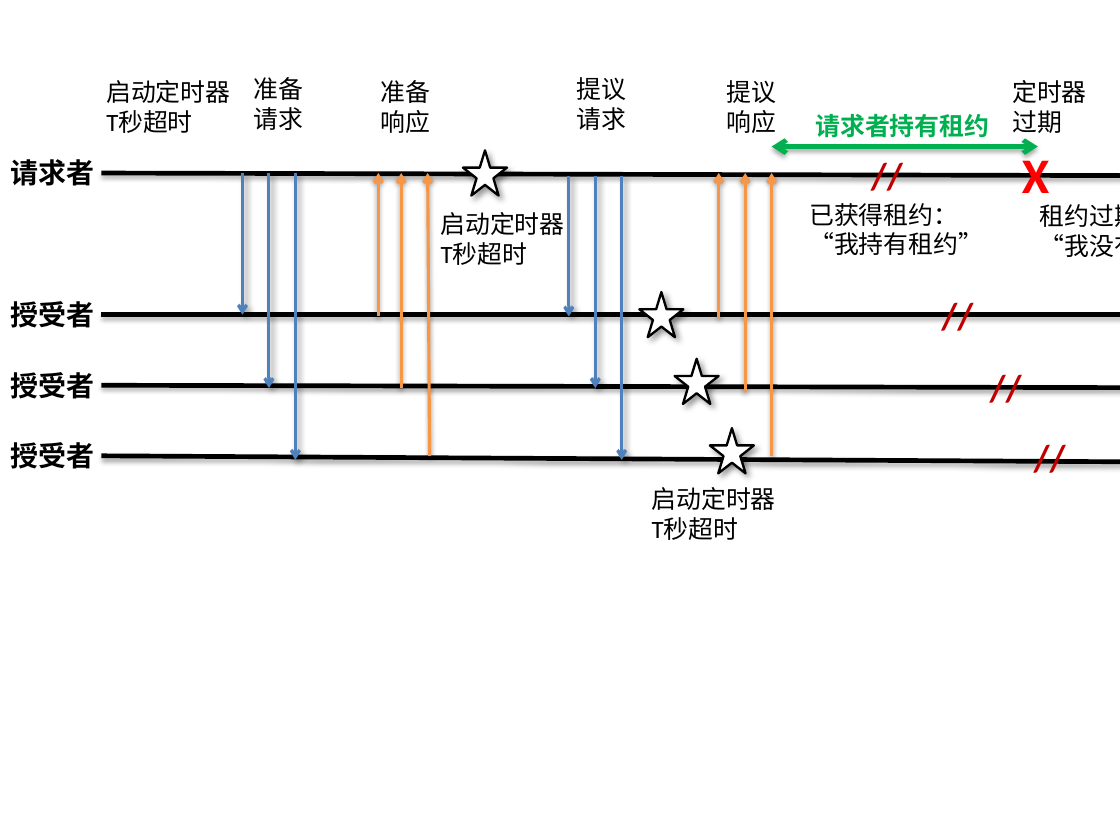
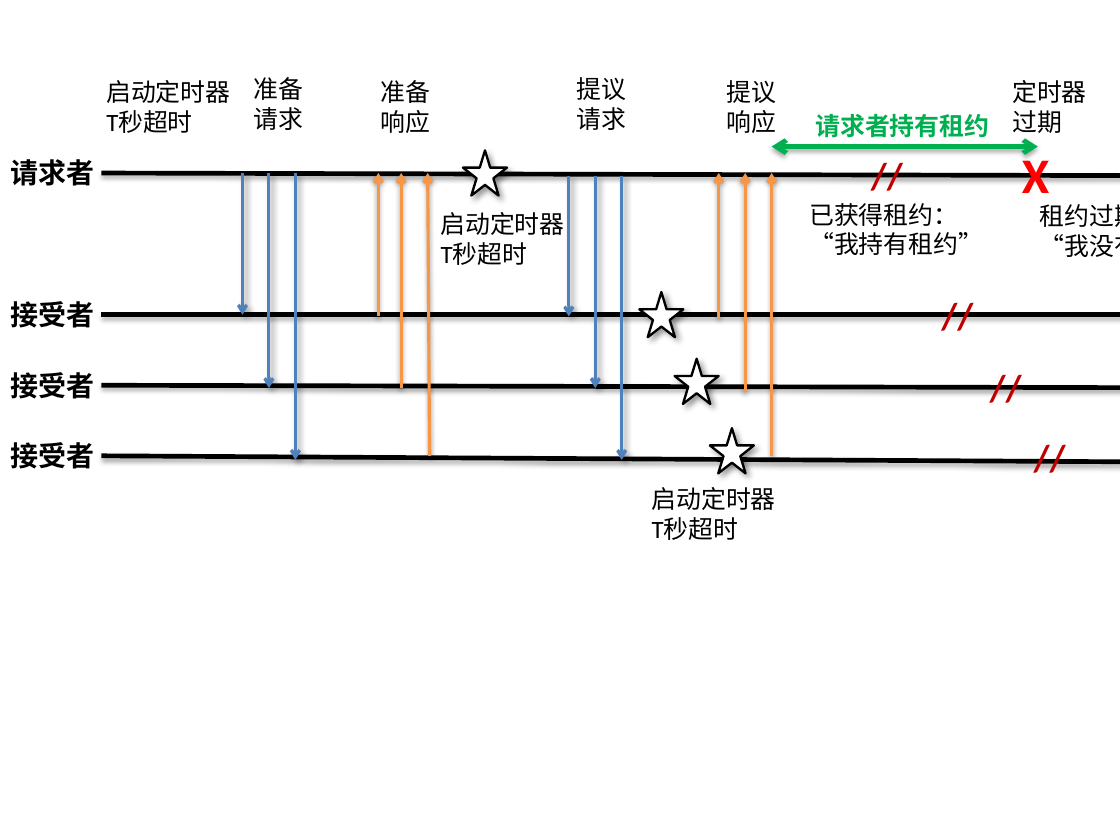
Before and after one commit to dsdoc/dsdoc, a slide deck: slide 3 of paxoslease/paxoslease.pptx. Drawn at 1120x840 pixels with LibreOffice and Linux fonts; fonts in the diff are those of the drawing. Boxes give left, top, right and bottom in pixels: in the first picture for what was removed or moved away, otherwise in the second. Text is boxed around its words. In the diff, an @@ line names an element or a change of style, - is before the commit and + after.

```diff
--- a/paxoslease/paxoslease.pptx
+++ b/paxoslease/paxoslease.pptx
@@ text at <box>11,301,95,328</box>: text changed @@
-授受者
+接受者
@@ text at <box>11,372,95,399</box>: text changed @@
-授受者
+接受者
@@ text at <box>11,442,95,469</box>: text changed @@
-授受者
+接受者
```
Also in this commit, not shown: 1 other file.
